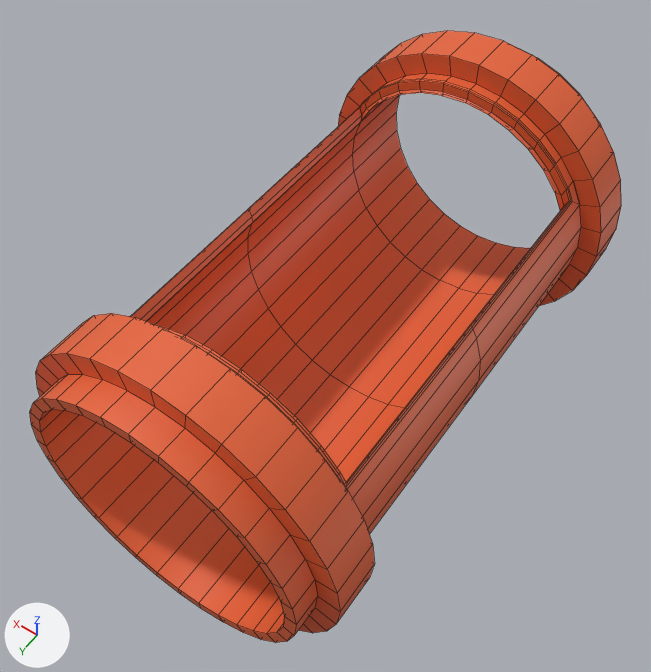
What one commit did to the Blender file Assets/Game/Models/ModularEnvironment/TuboRecto.blend.
Camera for both pictures: a 50 mm camera at (-1.08, 1.67, 4.42) aimed at (0.04, 0.11, 1.97). The lights are fixed; the arrows at lower left show +X, +Y and +Z. Mesh edges are drawn as thin lines.

In view in the first picture: 'TuboRecto'.
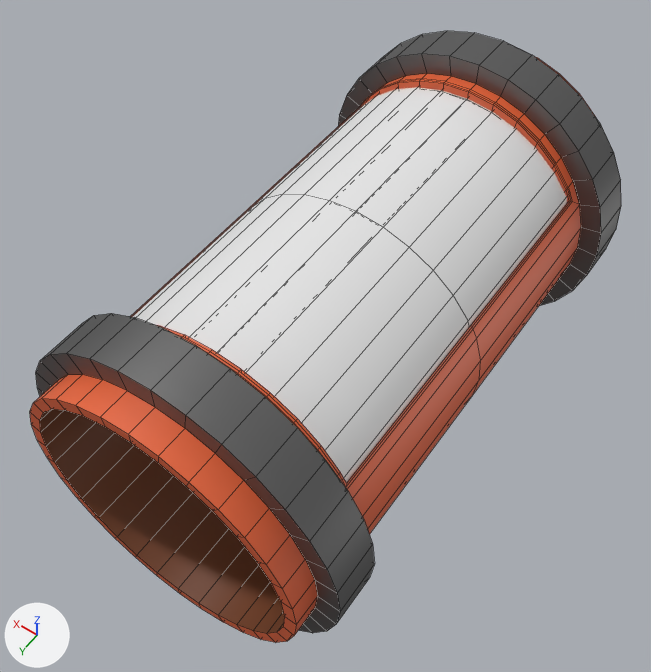
The change, as a list of edits to the scene's bpy script:
```text
Add mat_gris:
    mat_gris = principled_material('Gris')
    mat_gris.base_color = (0.184, 0.184, 0.184)  # grey #777777
    mat_gris.metallic = 0.85
Add mat_oscuro:
    mat_oscuro = principled_material('Oscuro')
    mat_oscuro.base_color = (0.179, 0.0558, 0.0218)  # brown #754329
Add mat_vidrio:
    mat_vidrio = principled_material('Vidrio')
    mat_vidrio.base_color = (0.8, 0.8, 0.8)  # white #e7e7e7
Change me_tuborecto:
    where me_tuborecto.from_pydata(...)  # 694 vertices, 696 faces; spans x -0.57..0.57, y 1.44..2.59, z -0.99..0.99
    used by ob_tuborecto; location = (0.0, 0.0, 0.0); rotation_euler = (1.571, 0.0, 0.0), in degrees (90, 0, 0)
    me_tuborecto part 1: all 40 faces centred in x -0.46..0.46, y 1.56..2.15, z -0.34..0.34 switch from mat_material_002 (orange #e76437) to mat_oscuro (brown #754329)
    me_tuborecto part 2: all 32 faces centred in x -0.46..0.46, y 1.56..2.47, z -0.84 switch from mat_material_002 (orange #e76437) to mat_oscuro (brown #754329)
    me_tuborecto part 3: all 32 faces centred in x -0.46..0.46, y 1.56..2.47, z 0.83 switch from mat_material_002 (orange #e76437) to mat_oscuro (brown #754329)
    me_tuborecto part 4: 96 of the faces centred in x -0.57..0.57, y 1.45..2.59, z -0.9..-0.73 switch from mat_material_002 (orange #e76437) to mat_gris (grey #777777)
    me_tuborecto part 5: 96 of the faces centred in x -0.57..0.57, y 1.45..2.59, z 0.73..0.9 switch from mat_material_002 (orange #e76437) to mat_gris (grey #777777)
Add me_tuborecto_001:
    me_tuborecto_001.from_pydata(...)  # 78 vertices, 48 faces; spans x -0.451..0.455, y 2.183..2.491, z -0.725..0.725
    me_tuborecto_001.polygons.foreach_set('use_smooth', [True] * 48)
    me_tuborecto_001.materials.append(mat_vidrio)  # white #e7e7e7
Add ob_tuborecto_001:
    ob_tuborecto_001 = bpy.data.objects.new('TuboRecto.001', me_tuborecto_001)
    ob_tuborecto_001.location = (0.0, 0.0, 0.0)
    ob_tuborecto_001.rotation_euler = (1.571, 0.0, 0.0)  # degrees (90, 0, 0)
```

Where the change shows, as pixel boxes [x1, y1, x2, y2] in the pictures (651 x 672 px):
'TuboRecto.001', added: after [132, 87, 567, 483]
part 1 of me_tuborecto, recoloured: before [147, 122, 494, 482]
part 2 of me_tuborecto, recoloured (orange to brown): [40, 409, 284, 633] in both
part 3 of me_tuborecto, recoloured: before [353, 95, 531, 295]
part 4 of me_tuborecto, recoloured (orange to grey): [36, 313, 374, 633] in both
part 5 of me_tuborecto, recoloured (orange to grey): [338, 31, 621, 306] in both
